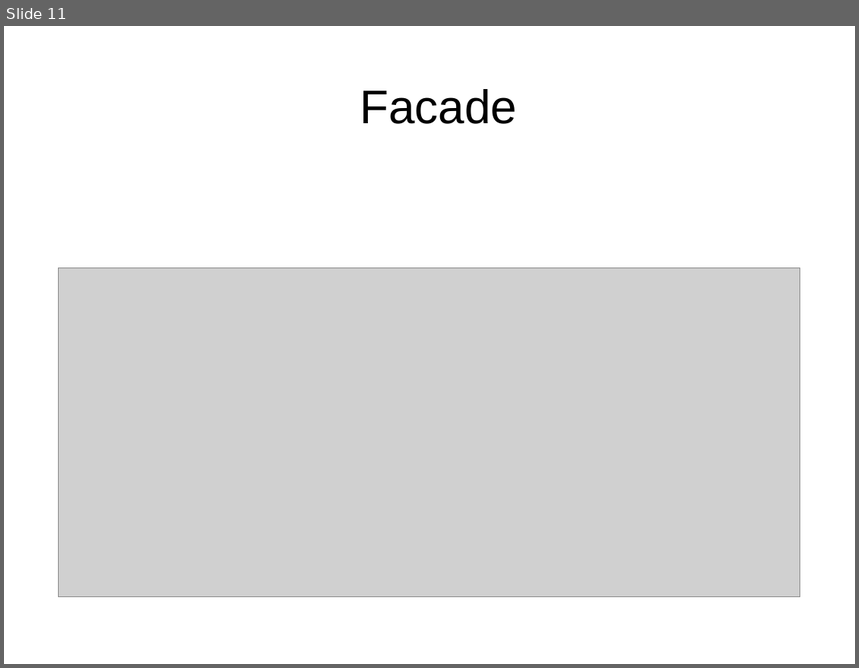
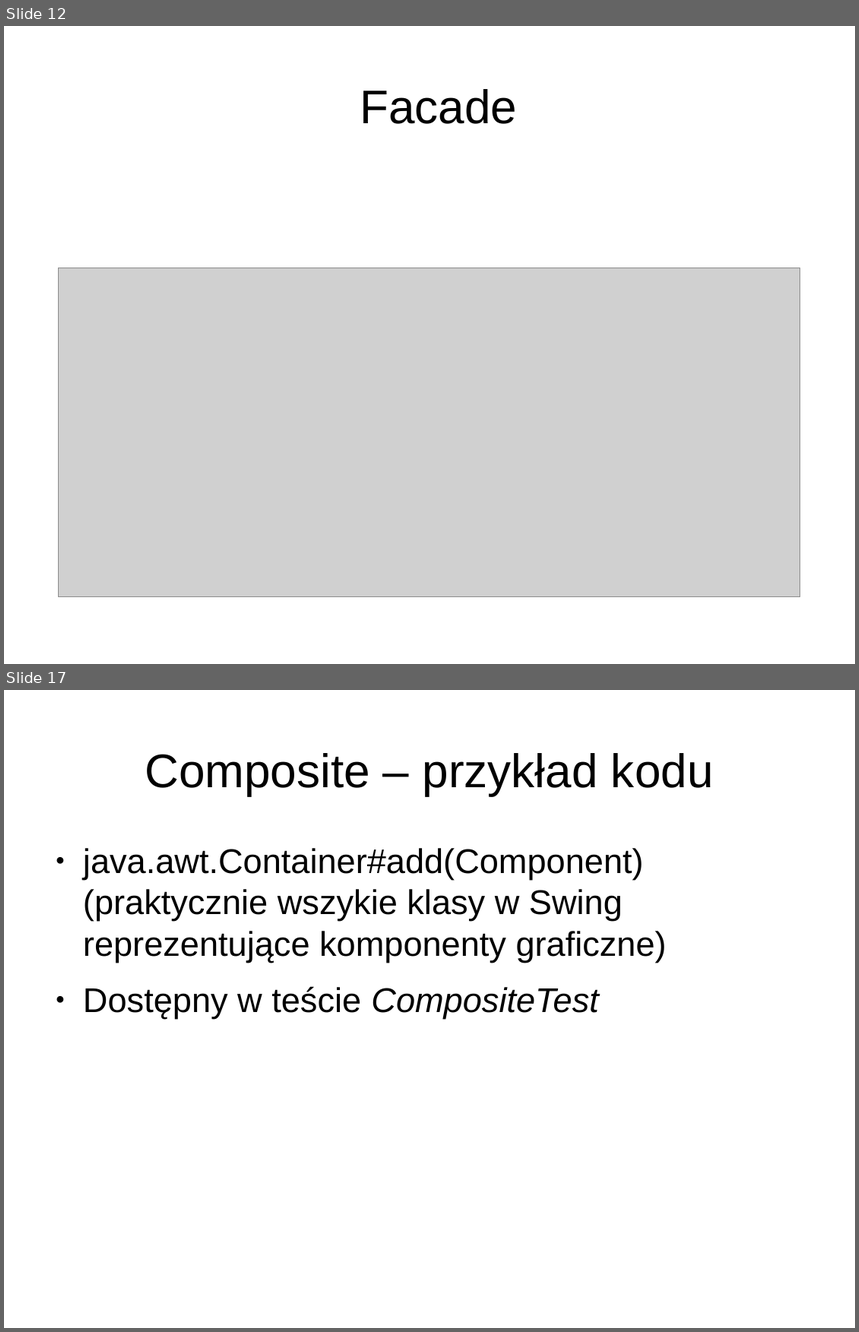
Before and after one commit to anicos/wzorce-projektowe-prezentacja, a slide deck: Part_2.odp. Shown one above the other, each under a label of ours: slide 11 before the commit, slides 12 and 17 after it; the slides between them are not shown. The pictures are 859x668 and 859x1332 pixels, drawn with LibreOffice and Linux fonts; fonts in the diff are those of the drawing; grey boxes stand for pictures. Boxes give left, top, right and bottom in pixels: in the first picture for what was removed or moved away, otherwise in the second. Text is boxed around its words. In the diff, an @@ line names an element or a change of style, - is before the commit and + after.

```diff
--- a/Part_2.odp
+++ b/Part_2.odp
@@ slide 17 added at (4,690,855,1328), background #FFFFFF @@
@@ title added at (145,753,714,796), 44 pt, text #000000 @@
+Composite – przykład kodu
@@ text added at (83,848,667,1018), 32 pt, text #000000 @@
+● java.awt.Container#add(Component) (praktycznie wszykie klasy w Swing reprezentujące komponenty graficzne)
+● Dostępny w teście CompositeTest
@@ what was slide 11 is now slide 12 @@
```
Also in this commit, not shown: 1 slide changed, 11 other slides added.
